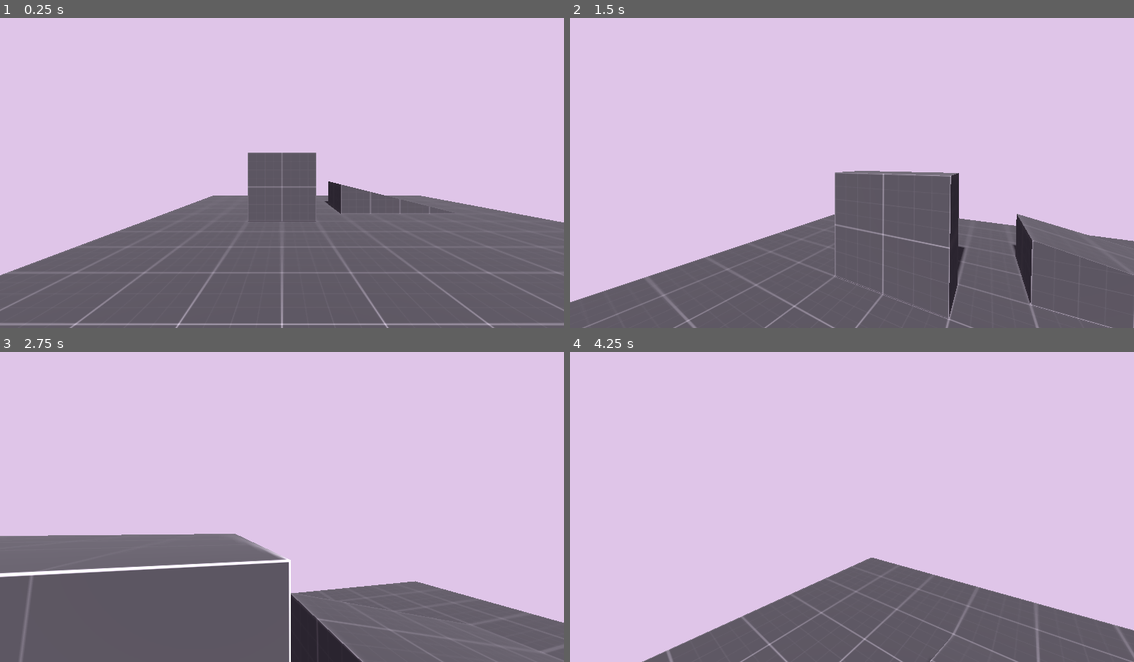
Above: before the commit, frames 1-4 (two rows, left to right).
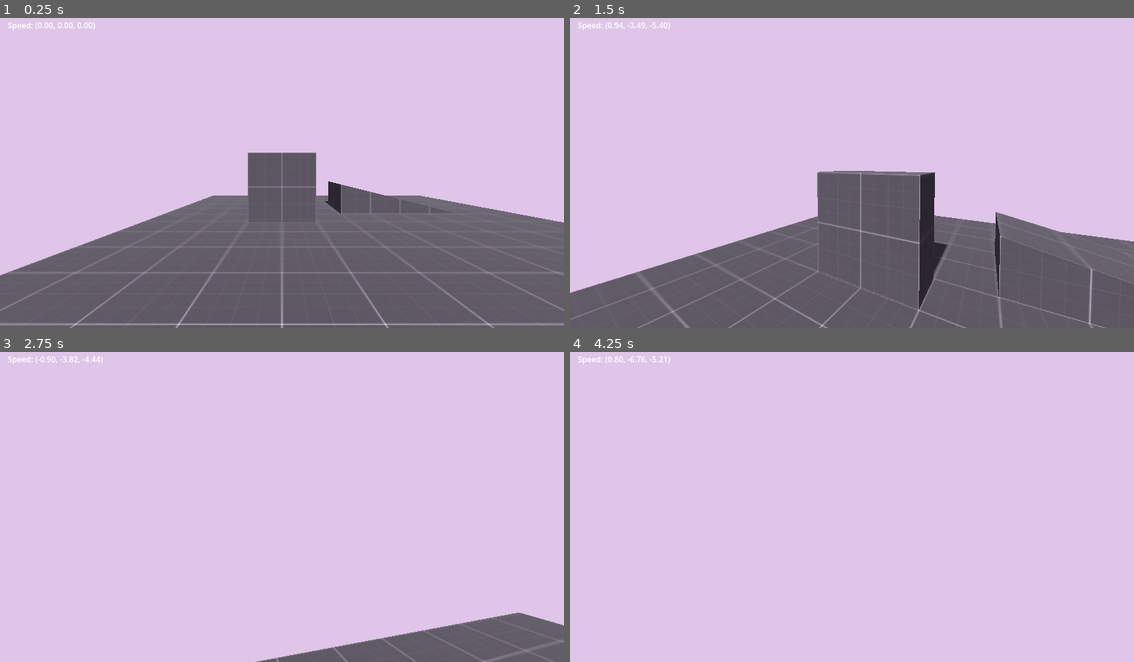
Above: after the commit, the same moments.

Repository: Falkimore/first-person-quake-movement
Game: Godot game, scene res://main.tscn
The game is run twice, just before and just after one commit, with the same random seed, the same clock (stepped at 60 frames per second) and the same inputs.
Inputs (mouse positions are in pixels of both pictures, inside the frame that each line leads up to):
- Up to frame 1 (0.25 s): no input
- Up to frame 2 (1.5 s): tap Enter at 0.5 s; move the mouse to (880, 169) at 0.52 s; hold W (move_forward) from 0.53 s (still down); tap Space (jump) at 0.6, 0.77, 1.07, 1.35 s; move the mouse to (823, 169) at 1.27 s
- Up to frame 3 (2.75 s): keep holding W (move_forward); tap Space (jump) at 1.52, 1.82, 2.1 s; move the mouse to (293, 497) at 2.02 s
- Up to frame 4 (4.25 s): keep holding W (move_forward); move the mouse to (846, 510) at 2.77 s; tap Space (jump) at 2.85, 3.02, 3.32, 3.6, 3.77, 4.07 s; move the mouse to (891, 507) at 3.52 s

The runs differ from the first frame. In frame 1, 0.1% of the frame differs, in the area x 1-86%, y 1-74%; in frame 2, 6.5%; in frame 3, 27%, in the area x 0-100%, y 1-100%; in frame 4, 17%.

Commit message:
kinda like source movement

Diff:
--- a/player/components/camera_bobber.gd
+++ b/player/components/camera_bobber.gd
@@ -27,7 +27,6 @@
 
 
 func _landing_impact(last_velocity: Vector3) -> void:
-	print("hi")
 	camera.rotate_x(last_velocity.y * landing_impulse)
 
 
--- /dev/null
+++ b/player/hud/player_hud.gd
@@ -0,0 +1,15 @@
+extends Control
+
+
+@export var player: Player
+
+@onready var debug_label: Label = $DebugLabel
+
+func _process(_delta: float) -> void:
+	debug_label.text = _get_debug_text()
+
+
+func _get_debug_text() -> String:
+	var vel := player.velocity
+
+	return "Speed: (%.2f, %.2f, %.2f)\n" % [vel.x, vel.y, vel.z]
--- /dev/null
+++ b/player/hud/player_hud.tscn
@@ -0,0 +1,21 @@
+[gd_scene format=3 uid="uid://c0cgdl2ignvlq"]
+
+[ext_resource type="Script" uid="uid://damgnx2ldxjsi" path="res://player/hud/player_hud.gd" id="1_xe0d6"]
+
+[node name="PlayerHUD" type="Control" unique_id=836127833]
+layout_mode = 3
+anchors_preset = 15
+anchor_right = 1.0
+anchor_bottom = 1.0
+grow_horizontal = 2
+grow_vertical = 2
+mouse_filter = 1
+script = ExtResource("1_xe0d6")
+
+[node name="DebugLabel" type="Label" parent="." unique_id=1846119581]
+layout_mode = 0
+offset_left = 16.0
+offset_top = 16.0
+offset_right = 56.0
+offset_bottom = 39.0
+text = "hi"
--- a/player/player.gd
+++ b/player/player.gd
@@ -4,9 +4,11 @@
 
 signal landed(last_velocity: Vector3)
 
-@export var WALK_SPEED := 4.0
-@export var WALK_ACCEL := 24.0
-@export var JUMP_SPEED := 5.0
+@export var MAX_SPEED := 4.0
+@export var GROUND_ACCEL := 24.0
+@export var GROUND_FRICTION := 5.0
+@export var AIR_ACCEL := 12.0
+@export var JUMP_FORCE := 5.0
 @export var CAM_SENSITIVITY := 0.01
 
 @onready var head: Node3D = $Head
@@ -45,25 +47,39 @@
 	velocity += get_gravity() * delta
 
 	if Input.is_action_just_pressed("jump") and (is_on_floor() or is_on_wall()):
-		velocity.y = JUMP_SPEED
+		velocity.y = JUMP_FORCE
 
-	var y_vel := velocity.y
-	velocity.y = 0.0
+
 
 	var input_dir := get_input_dir()
 	var move_dir := transform.basis * Vector3(input_dir.x, 0.0, input_dir.y)
+	move_dir = move_dir.normalized()
 
-	var target_vel := move_dir * WALK_SPEED
-	var accel: float
-	if velocity.length_squared() > 0.0 and target_vel.length_squared() > 0.0:
-		if target_vel.dot(velocity) > 0:
-			accel = WALK_ACCEL
-		else:
-			accel = WALK_ACCEL * 2
+	var y_speed := velocity.y
+	velocity.y = 0.0
+
+	if is_on_floor():
+		_ground_movement(delta, move_dir)
 	else:
-		accel = WALK_ACCEL
-	velocity = approach(velocity, target_vel, accel * delta)
-	velocity.y = y_vel
+		_air_movement(delta, move_dir)
+
+	#var target_vel := move_dir * MAX_SPEED
+	#
+	#var accel: float
+	#if not is_on_floor():
+		#if target_vel.length_squared() > 0.0:
+			#accel = AIR_ACCEL
+		#else:
+			#accel = 0.0
+	#elif velocity.length_squared() > 0.0 and target_vel.length_squared() > 0.0:
+		#if target_vel.dot(velocity) > 0:
+			#accel = GROUND_ACCEL
+		#else:
+			#accel = GROUND_ACCEL * 2
+	#else:
+		#accel = GROUND_ACCEL
+
+	velocity.y = y_speed
 
 	var last_velocity := velocity
 	var last_on_floor := is_on_floor()
@@ -72,3 +88,28 @@
 	# going from the air to the ground means we landed
 	if (not last_on_floor) and is_on_floor():
 		landed.emit(last_velocity)
+
+
+# thanks https://adrianb.io/2015/02/14/bunnyhop.html
+func _accelerate(delta: float, accel_dir: Vector3, accel_force: float) -> void:
+	var proj_vel := velocity.dot(accel_dir)
+	var accel_vel := delta * accel_force
+
+	if proj_vel + accel_vel > MAX_SPEED:
+		accel_vel = MAX_SPEED - proj_vel
+
+	velocity += accel_dir * accel_vel
+
+
+func _ground_movement(delta: float, move_dir: Vector3) -> void:
+	var speed := velocity.length()
+
+	if speed != 0.0:
+		var drop := speed * GROUND_FRICTION * delta
+		velocity *= maxf(speed - drop, 0.0) / speed
+
+	_accelerate(delta, move_dir, GROUND_ACCEL)
+
+
+func _air_movement(delta: float, move_dir: Vector3) -> void:
+	_accelerate(delta, move_dir, AIR_ACCEL)
--- a/player/player.tscn
+++ b/player/player.tscn
@@ -3,6 +3,7 @@
 [ext_resource type="Script" uid="uid://cbcl1w5lm4xh8" path="res://player/player.gd" id="1_4flbx"]
 [ext_resource type="Script" uid="uid://cisu37j0sqepa" path="res://player/components/camera_bobber.gd" id="2_g1dw6"]
 [ext_resource type="PackedScene" uid="uid://ds0hmeychwjr3" path="res://pause_menu.tscn" id="2_onrkg"]
+[ext_resource type="PackedScene" uid="uid://c0cgdl2ignvlq" path="res://player/hud/player_hud.tscn" id="3_yw30f"]
 
 [sub_resource type="CapsuleShape3D" id="CapsuleShape3D_onrkg"]
 radius = 0.25
@@ -22,6 +23,11 @@
 script = ExtResource("2_g1dw6")
 player = NodePath("../..")
 camera = NodePath("../Camera3D")
+landing_impulse = 0.0
 metadata/_custom_type_script = "uid://cisu37j0sqepa"
 
+[node name="PlayerHUD" parent="." unique_id=836127833 node_paths=PackedStringArray("player") instance=ExtResource("3_yw30f")]
+player = NodePath("..")
+
 [node name="PauseMenu" parent="." unique_id=1350913913 instance=ExtResource("2_onrkg")]
+visible = false
Not shown, added: player/hud/player_hud.gd.uid
